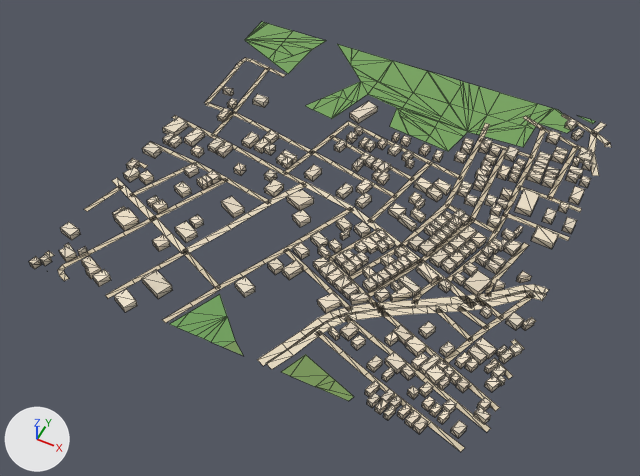
The glTF model public/assets/bengaluru-region-v1/tiles/t-13_-16-l1.glb, before and after one commit.
Rendered twice from a camera (50 mm lens) standing at (-5954.0, -8409.0, 728.0) and looking at (-6258.0, -7802.0, -31.0). Lighting does not change. The marker at lower left points along +X, +Y and +Z. The older version comes first. Mesh edges are drawn as thin lines. Vertices at exactly the same position are counted once.

Names of what the first picture shows: 'building', 'ground'.
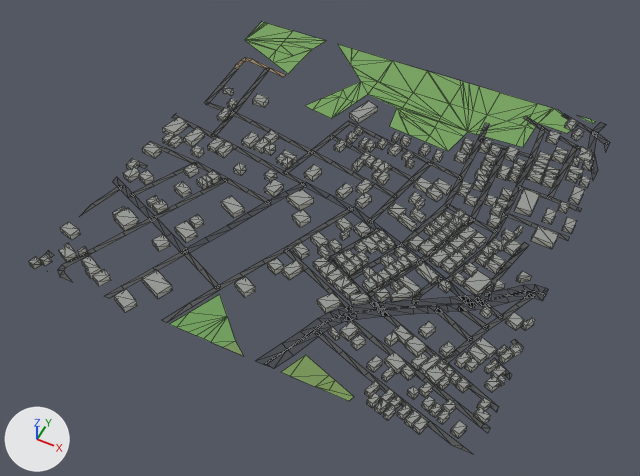
What differs and where, as boxes [x1, y1, x2, y2] in the pictures (640 x 476 px; the box of a moved part takes in the faces that stretch with it):
'ground', reshaped: before [45, 22, 611, 452]; after [45, 22, 610, 454]
part 1 of me_building, recoloured (darker): [29, 86, 593, 438] in both
part 2 of me_ground, moved or reshaped: before [45, 115, 611, 452]; after [45, 115, 610, 454]
part 3 of me_ground, moved or reshaped: before [329, 242, 356, 262]; after [329, 242, 356, 261]
part 4 of me_ground, recoloured: [45, 58, 607, 422] in both

The edits, one by one:
me_building is used by ob_building; location (-6500.0, -8000.0, 0.0).
me_building had 2136 vertices, 2674 faces and spanned x -4.0..501.0, y -7.0..483.0, z 0.0..9.0.
me_building now has 2136 vertices, 3212 faces and spans x -4.0..501.0, y -7.0..483.0, z 0.0..9.0.
me_building part 1: 2674 kept faces spanning x -4.0..501.0, y -7.0..483.0, z 0.0..9.0 get new vertex colours.
Edits to the shape of me_building do not show in these pictures.
me_ground is used by ob_ground; location (-6500.0, -8000.0, 0.0).
Verts and faces of me_ground; kept vertices keep their numbers, new ones are numbered from 753.
Before the commit, vertices of me_ground: 424 (283.0, 151.0, 1.0) at pixel (334, 259), 425 (277.0, 153.0, 1.0) at pixel (330, 256).
me_ground had 753 vertices, 664 faces and spanned x -3.0..504.0, y -3.0..501.0, z 1.0.
me_ground now has 773 vertices, 684 faces and spans x 0.0..500.0, y 0.0..500.0, z 1.0.
Part 2, on me_ground:
32 vertices are removed from x -3.0..504.0, y -3.0..501.0, z 1.0.
50 faces are deleted.
3 vertices in x 1.0..501.0, y 14.0..169.0, z 1.0 move by (-1.0, 1.0, 0.0).
3 vertices in x -1.0..499.0, y 19.0..164.0, z 1.0 move by (1.0, -1.0, 0.0).
24 vertices move from x -2.0..501.0, y -3.0..462.0, z 1.0 to x 0.0..500.0, y 0.0..468.0, z 1.0.
52 vertices are added at x 0.0..500.0, y 0.0..500.0, z 1.0.
70 new faces join them.
Part 3, on me_ground:
Vertex 425 moves to (277.0, 152.0, 1.0), pixel (329, 256).
Vertex 424 moves to (283.0, 151.0, 1.0), pixel (334, 259).
me_ground part 4: 438 kept faces spanning x 0.0..500.0, y 0.0..495.0, z 1.0 get new vertex colours; the middle colour goes from beige #d7c9ae to dark grey #535556.
Other edits to the shape of me_ground do not show in these pictures.
